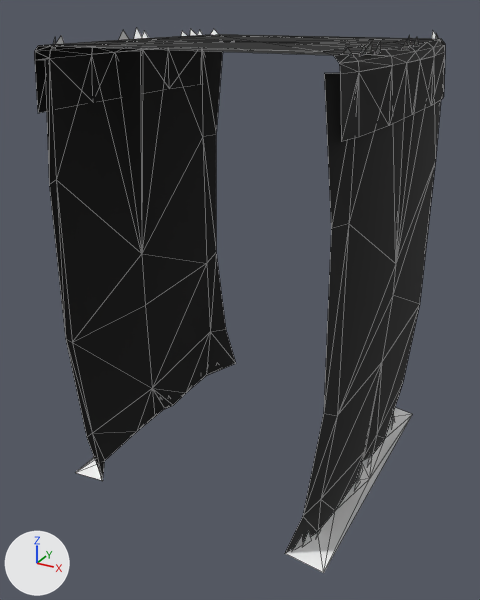
Before and after pictures for a commit that changed the glTF model web/public/assets/acnh/cliff/2-a-0.glb.
Before and after are seen from a camera (50 mm lens) standing at (10.19, -19.8, 0.97) and looking at (-0.28, -0.76, -8.56). Every picture has the same lights, and +X, +Y and +Z are marked at lower left. The first picture is the older version. Mesh edges are drawn as thin lines. Where no turn or scale is listed for an object, it has been applied to the vertices. Vertices at exactly the same position are counted once.

Objects in the first picture: 'CliffA_1__mCliff', 'GrassB_1__mGrass', 'GrassOP_1__mGrassCliffXlu', 'GrassT__mGrass', 'PGrassBA__mProcGrass'.
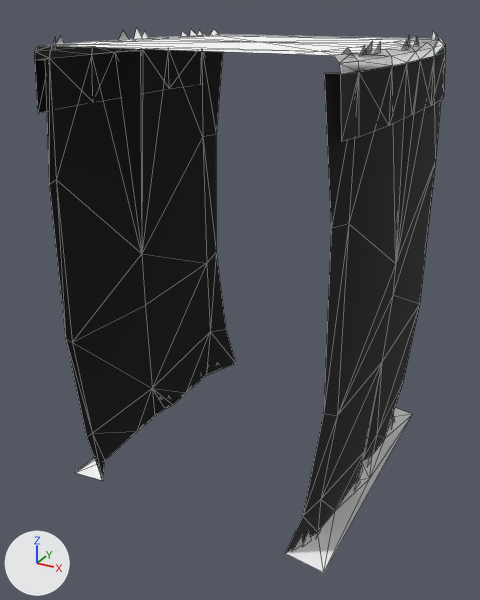
What differs and where, as boxes [x1, y1, x2, y2] in the pictures (480 x 600 px):
'GrassT__mGrass', recoloured (lighter): [38, 34, 445, 74] in both

Diff of the bpy script that builds the scene:
```diff
--- a/web/public/assets/acnh/cliff/2-a-0.glb.py
+++ b/web/public/assets/acnh/cliff/2-a-0.glb.py
@@ mat_mprocgrass @@
 n0 = _N.new('ShaderNodeBsdfPrincipled'); n0.name = 'Principled BSDF'
+n0.inputs[0].default_value = (1.0, 1.0, 1.0, 1.0)  # 'Base Color', white #ffffff
 n0.inputs[2].default_value = 0.9  # 'Roughness'
 n1 = _N.new('ShaderNodeOutputMaterial'); n1.name = 'Material Output'
-n2 = _N.new('ShaderNodeVertexColor'); n2.name = 'Color Attribute'
 _L.new(n0.outputs[0], n1.inputs[0])  # 'BSDF' to 'Surface'
-_L.new(n2.outputs[0], n0.inputs[0])  # 'Color' to 'Base Color'
@@ me_grasst__mgrass_mesh @@
 me_grasst__mgrass_mesh.from_pydata(...)  # 59 vertices, 88 faces; spans x -4.96..4.96, y -5.0..5.0, z -0.39..0.0
-me_grasst__mgrass_mesh.materials.append(mat_mgrass_001)
+me_grasst__mgrass_mesh.materials.append(mat_mgrass)  # white #ffffff
@@ me_pgrassba__mprocgrass_mesh @@
 me_pgrassba__mprocgrass_mesh.from_pydata(...)  # 102 vertices, 34 faces; spans x -4.8..4.8, y -4.9..4.7, z -15.1..0.4
 # used by ob_pgrassba__mprocgrass; location = (0.0, 0.0, 0.0)
+# me_pgrassba__mprocgrass_mesh part 1: vertex colours changed
 me_pgrassba__mprocgrass_mesh.materials.append(mat_mprocgrass)
```
